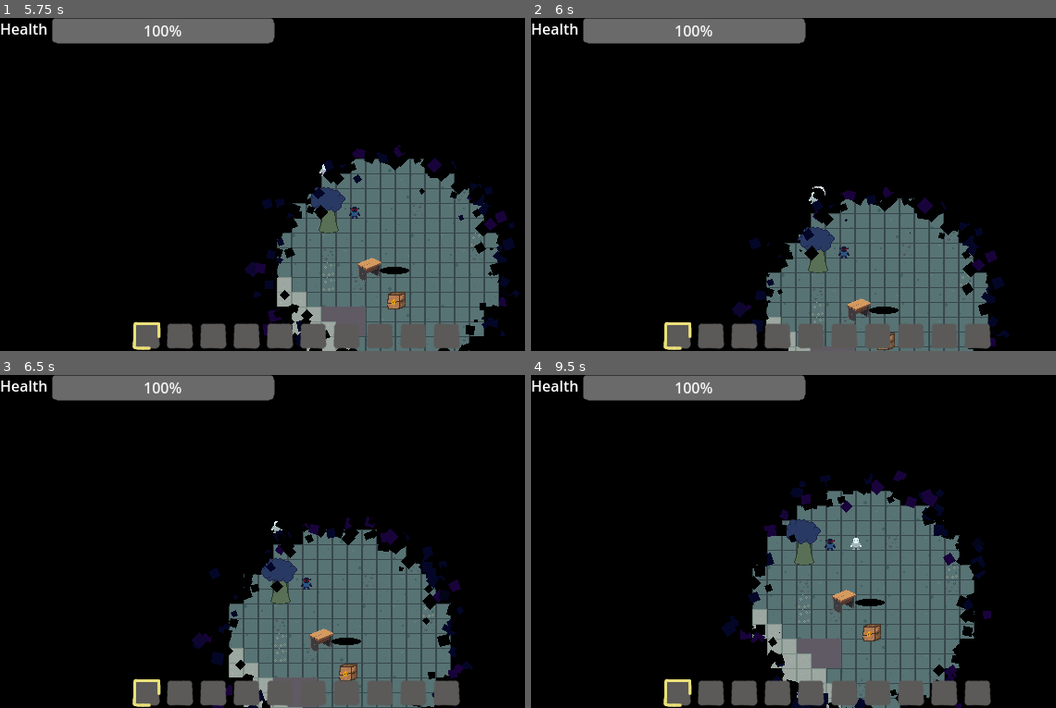
Above: before the commit, frames 1-4 (two rows, left to right).
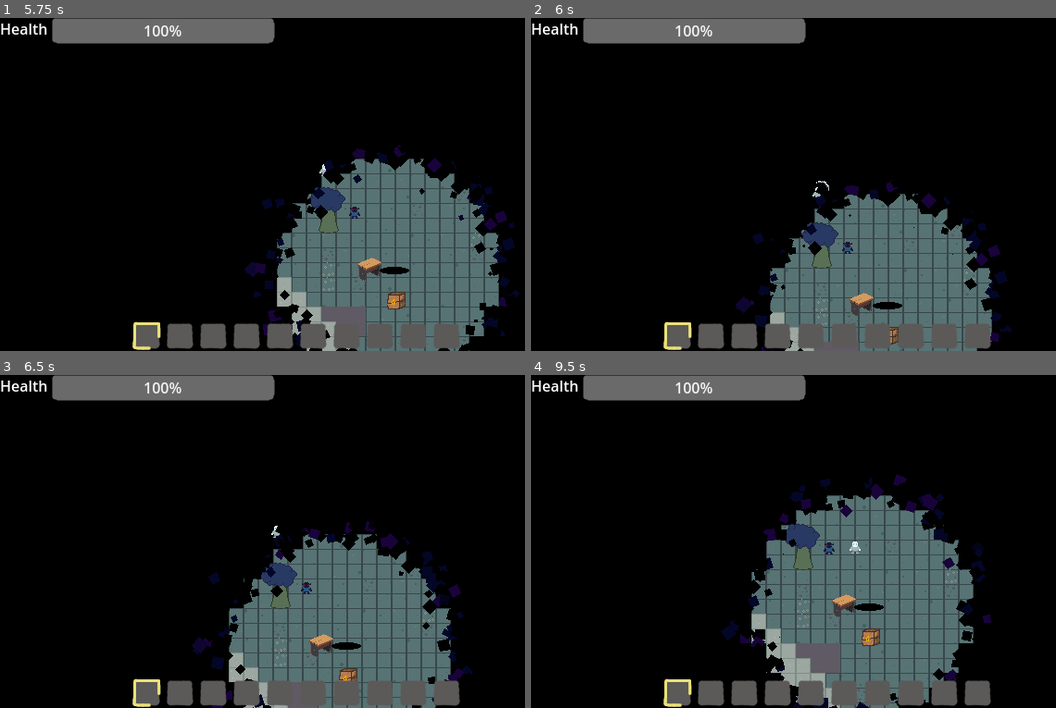
Above: after the commit, the same moments.

Repository: TimoRoggel/EverDark
Game: Godot game, scene res://scenes/levels/world.tscn
The game is run twice, just before and just after one commit, with the same random seed, the same clock (stepped at 60 frames per second) and the same inputs.
Inputs (mouse positions are in pixels of both pictures, inside the frame that each line leads up to):
- Up to frame 1 (5.75 s): tap Enter at 0.5 s; move the mouse to (267, 251) at 0.52 s; press the mouse at (267, 251) at 0.53 s; hold W (up) 0.53-1.25 s; release the mouse at (267, 251) at 1.25 s; drag from (472, 234) to (304, 151) at 1.27 s; move the mouse to (120, 134) at 2.02 s; hold A (left) 2.03-2.75 s; hold Shift (dash) 2.03-2.75 s; drag from (325, 184) to (346, 261) at 2.77 s; move the mouse to (210, 101) at 3.52 s; hold S (down) 3.53-4.25 s; tap F (interact) at 3.6 s; drag from (425, 167) to (362, 261) at 4.27 s; move the mouse to (178, 201) at 5.02 s; hold W (up) from 5.03 s (still down); hold Ctrl from 5.03 s (still down); click (178, 201) at 5.17 s
- Up to frame 2 (6 s): release W (up) at 5.75 s; release Ctrl at 5.75 s; drag from (888, 111) to (888, 211) at 5.77 s
- Up to frame 3 (6.5 s): no input
- Up to frame 4 (9.5 s): move the mouse to (798, 608) at 6.52 s; hold D (right) 6.53-7.25 s; hold Right mouse button (block) 6.53-7.25 s; drag from (1003, 591) to (835, 568) at 7.27 s; move the mouse to (651, 491) at 8.02 s; hold S (down) 8.03-8.75 s; hold Q (drop_item) 8.03-8.75 s; drag from (856, 541) to (651, 491) at 8.77 s

Frame 1 is identical in both runs. In frame 2, 7.4% of the frame differs, in the area x 38-92%, y 48-100%; in frame 3, 5.3%; in frame 4, 7.8%, in the area x 36-88%, y 28-100%.

Commit message:
Add virus bar

Diff:
--- /dev/null
+++ b/UI/hud.gd
@@ -0,0 +1,3 @@
+extends Control
+
+@onready var virus_bar: VirusBar = $VirusBar
--- a/UI/hud.tscn
+++ b/UI/hud.tscn
@@ -1,6 +1,8 @@
-[gd_scene load_steps=2 format=3 uid="uid://beguyjw3ooy0v"]
+[gd_scene load_steps=4 format=3 uid="uid://beguyjw3ooy0v"]
 
+[ext_resource type="Script" uid="uid://b0d0063dp6gts" path="res://UI/hud.gd" id="1_2o5uh"]
 [ext_resource type="Script" uid="uid://cd3a88w0gqwch" path="res://UI/health_bar.gd" id="1_ne75i"]
+[ext_resource type="Script" uid="uid://cqo0pxm0osp37" path="res://UI/virus_bar.gd" id="2_bytes"]
 
 [node name="HUD" type="Control"]
 layout_mode = 3
@@ -9,6 +11,7 @@
 anchor_bottom = 1.0
 grow_horizontal = 2
 grow_vertical = 2
+script = ExtResource("1_2o5uh")
 
 [node name="HealthBar" type="ProgressBar" parent="."]
 z_index = 1
@@ -23,3 +26,23 @@
 offset_right = 52.0
 offset_bottom = 23.0
 text = "Health"
+
+[node name="VirusBar" type="ProgressBar" parent="."]
+visible = false
+z_index = 1
+layout_mode = 0
+offset_left = 56.0
+offset_top = 30.0
+offset_right = 296.0
+offset_bottom = 43.7
+show_percentage = false
+script = ExtResource("2_bytes")
+
+[node name="VirusLabel" type="Label" parent="."]
+visible = false
+layout_mode = 0
+offset_top = 28.0
+offset_right = 52.0
+offset_bottom = 51.0
+theme_override_font_sizes/font_size = 13
+text = "Virus"
--- /dev/null
+++ b/UI/virus_bar.gd
@@ -0,0 +1,17 @@
+class_name VirusBar extends ProgressBar
+
+@onready var virus_label: Label = $"../VirusLabel"
+
+var everdark_damage_component: EverdarkDamageComponent
+
+func _ready() -> void:
+	pass
+
+func activate(everdark_damage: EverdarkDamageComponent):
+	everdark_damage_component = everdark_damage
+	self.show()
+	virus_label.show()
+
+func deactivate():
+	self.hide()
+	virus_label.hide()
--- a/scenes/characters/player.tscn
+++ b/scenes/characters/player.tscn
@@ -112,7 +112,7 @@
 [node name="lumin_placement" type="Node2D" parent="components"]
 script = ExtResource("18_kmyvj")
 
-[node name="EverdarkDamageComponent" type="Node2D" parent="components"]
+[node name="everdark_damage" type="Node2D" parent="components"]
 script = ExtResource("19_inhyd")
 metadata/_custom_type_script = "uid://ckc36i68yr744"
 
--- a/scripts/characters/player/player_controller.gd
+++ b/scripts/characters/player/player_controller.gd
@@ -11,6 +11,9 @@
 var health: HealthComponent = null
 var hitbox: HitboxComponent = null
 var hurtbox: HitboxComponent = null
+var everdark_damage: EverdarkDamageComponent = null
+
+@onready var hud: Control = $CanvasLayer/HUD
 
 func _init() -> void:
 	flags = CharacterFlags.Player
@@ -29,6 +32,7 @@
 	inventory = get_component(InventoryComponent)
 	health = get_component(HealthComponent)
 	hitbox = get_component(HitboxComponent)
+	everdark_damage = get_component(EverdarkDamageComponent)
 	await Generator.generate(Vector2.ZERO)
 
 func _custom_physics_process(delta: float) -> void:
--- a/scripts/components/everdark_damage_component.gd
+++ b/scripts/components/everdark_damage_component.gd
@@ -1,28 +1,73 @@
 class_name EverdarkDamageComponent extends Component
 
 var is_player_pos_reset := false
-var curr_value: TileData
+var curr_tile: TileData
+
+@export var max_virus: float = 100.0
+@export var persistent: bool = false
+
+var virusbar_delta_timer: Timer = null
+
+var total_time := 3.0  # total duration in seconds
+var elapsed_time := 0.0
+
+var virus_timer: Timer = null
 
 func _enter():
+	create_virus_timer()
 	pass
 
 func _update(_delta: float) -> void:
 	reset_player()
 	if Generator.layer:
-		if curr_value != controller.get_tile():
+		if curr_tile != controller.get_tile():
 			print("tile: "+ str(controller.get_tile()==null))
 			if controller.get_tile()==null:
-				if controller.health:
-					controller.health.apply_environmental_damage()
-				else: print("No health component attached!")
-			curr_value = controller.get_tile()
+				controller.hud.virus_bar.activate(self)
+				virus_timer.start()
+			if controller.get_tile() and elapsed_time >= total_time:
+				virus_timer.start()
+			curr_tile = controller.get_tile()
 
 
 func reset_player():
 	if !is_player_pos_reset:
-		curr_value = controller.get_tile()
+		curr_tile = controller.get_tile()
 		controller.global_position = Vector2.ZERO
 		is_player_pos_reset = true
 
 func _exit() -> void:
 	pass
+
+func create_virus_timer():
+	controller.hud.virus_bar.min_value = 0
+	controller.hud.virus_bar.value = controller.hud.virus_bar.value
+	controller.hud.virus_bar.max_value = total_time
+	virus_timer = Timer.new()
+	virus_timer.autostart = true
+	virus_timer.one_shot = false
+	virus_timer.wait_time = .1
+	virus_timer.timeout.connect(on_virus_timer_timeout)
+	controller.hud.add_child(virus_timer)
+
+func on_virus_timer_timeout():
+	if curr_tile == null:
+		elapsed_time += virus_timer.wait_time
+	else:
+		elapsed_time -= virus_timer.wait_time
+	controller.hud.virus_bar.value = elapsed_time
+
+	if elapsed_time >= total_time:
+		virus_timer.stop()
+		if controller.health:
+			#for i in controller.health.current_health/controller.health.max_health:
+				#if (curr_tile == null):
+					#break
+			while (curr_tile == null): # blijft wws doorgaan na dood gaan
+				await get_tree().create_timer(1.0).timeout
+				controller.health.apply_environmental_damage()
+
+		else: print("No health component attached!")
+	if elapsed_time <= 0.0:
+		virus_timer.stop()
+		controller.hud.virus_bar.deactivate()
Not shown, added: UI/hud.gd.uid
Not shown, added: UI/virus_bar.gd.uid
